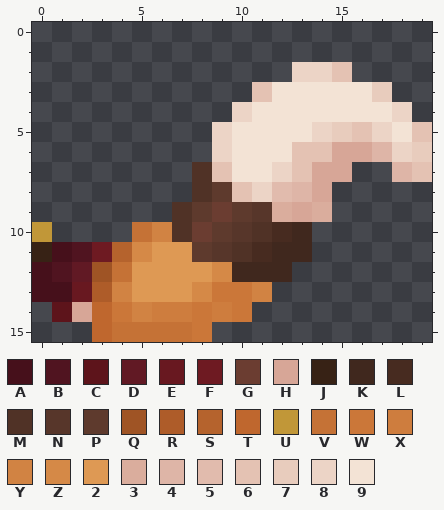
Two versions of one pixel-art sprite, PawTotems/assets/minecraft/optifine/cit/f0rzel/wing.png. Above is the file before it was changed.
The file is 20x16 pixels. Colours within 5 levels of each other are drawn and written as one.
Palette (. is transparent): A #46101b  B #501420  C #5d141b  D #611924  E #681820  F #6e1a22  G #6b3d31  H #d7a697  J #372215  K #40281e  L #472b20  M #503226  N #57362a  P #5e3a2d  Q #9f5425  R #ae5c29  S #b5632d  T #bf672e  U #c19738  V #c57236  W #cb7739  X #ce7d3e  Y #d18343  Z #d58947  2 #de9954  3 #daad9d  4 #deb5a7  5 #e1bbad  6 #e4c2b3  7 #e8ccbd  8 #ecd4c6  9 #f3e3d5
Once edited:
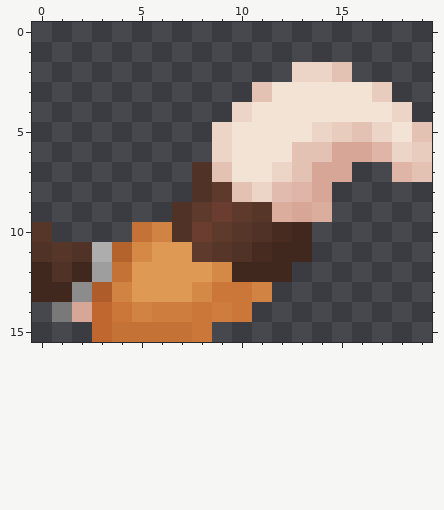
What changed:
colour C: #5d141b -> #797979
colour E: #681820 -> #8c8c8c
colour F: #6e1a22 -> #adadad
colour Q: #9f5425 -> #9e9e9e
y 10: x 0 U -> N
y 11: x 0..2 JAB -> MNM
y 12: x 0..2 ABD -> KMK
y 13: x 0..1 AA -> KK
Pixel boxes of the changes (left, top, right, bottom) in both pictures:
changed: (32, 222, 112, 322)
